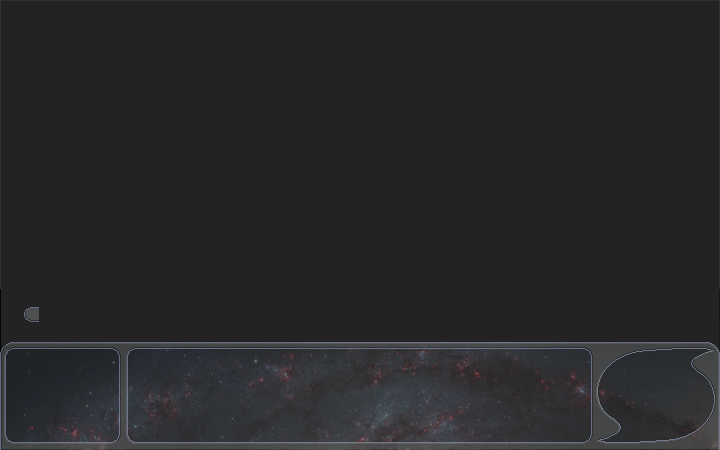
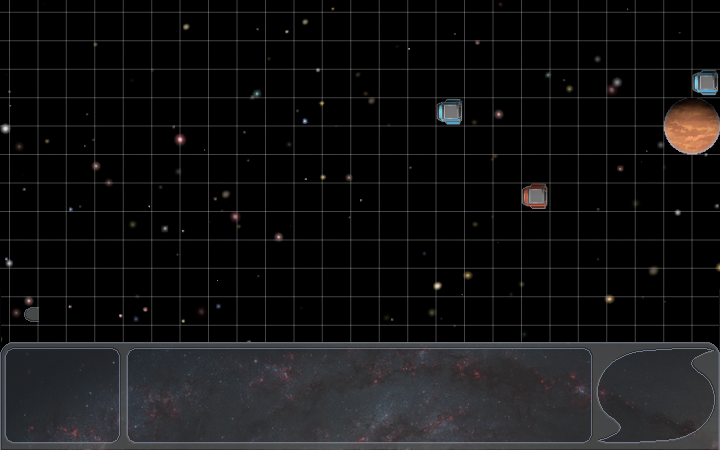
Before/after of a 720x450 layered artwork. What changed in the layer stack:
added layer "Layer 4" above "Layer 1" over bbox(0, 0, 720, 350)
